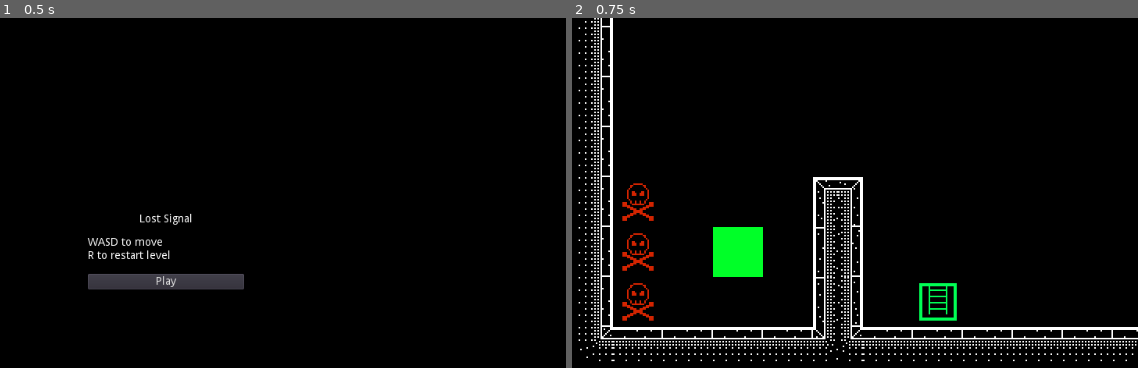
Above: before the commit, frames 1-2 (left to right).
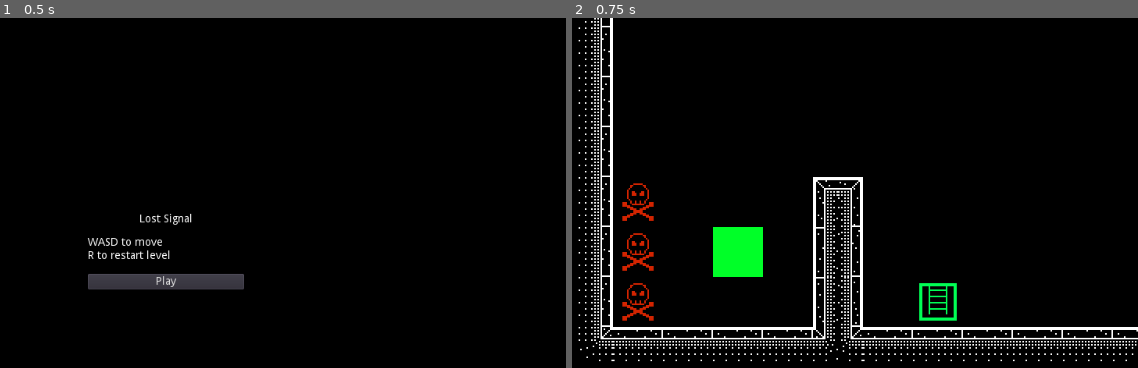
Above: after the commit, the same moments.

Repository: Red-Teapot/LostSignal
Game: Godot game, scene res://Scenes/MainMenu.tscn
Two runs of this game, one before a commit and one after it. Both use one fixed random seed, a clock stepped at 60 frames per second and the inputs below.
Inputs:
- Up to frame 1 (0.5 s): no input
- Up to frame 2 (0.75 s): click "Play" at 0.5 s

Frame 1 is identical in both runs. In frame 2, less than 0.1% of the frame differs, in the area x 5-97%, y 4-91%.

Commit message:
Add conveyor tiles

Diff:
--- a/Scenes/TestLevel.tscn
+++ b/Scenes/TestLevel.tscn
@@ -465,7 +465,7 @@
 1/texture = ExtResource( 1 )
 1/tex_offset = Vector2( 0, 0 )
 1/modulate = Color( 1, 1, 1, 1 )
-1/region = Rect2( 0, 256, 32, 32 )
+1/region = Rect2( 192, 96, 32, 32 )
 1/tile_mode = 0
 1/occluder_offset = Vector2( 0, 0 )
 1/navigation_offset = Vector2( 0, 0 )
@@ -520,6 +520,62 @@
 2/shape_one_way_margin = 0.0
 2/shapes = [  ]
 2/z_index = 0
+3/name = "R conveyor"
+3/texture = ExtResource( 1 )
+3/tex_offset = Vector2( 0, 0 )
+3/modulate = Color( 1, 1, 1, 1 )
+3/region = Rect2( 0, 256, 32, 32 )
+3/tile_mode = 0
+3/occluder_offset = Vector2( 0, 0 )
+3/navigation_offset = Vector2( 0, 0 )
+3/shape_offset = Vector2( 0, 0 )
+3/shape_transform = Transform2D( 1, 0, 0, 1, 0, 0 )
+3/shape_one_way = false
+3/shape_one_way_margin = 0.0
+3/shapes = [  ]
+3/z_index = 0
+4/name = "D conveyor"
+4/texture = ExtResource( 1 )
+4/tex_offset = Vector2( 0, 0 )
+4/modulate = Color( 1, 1, 1, 1 )
+4/region = Rect2( 32, 256, 32, 32 )
+4/tile_mode = 0
+4/occluder_offset = Vector2( 0, 0 )
+4/navigation_offset = Vector2( 0, 0 )
+4/shape_offset = Vector2( 0, 0 )
+4/shape_transform = Transform2D( 1, 0, 0, 1, 0, 0 )
+4/shape_one_way = false
+4/shape_one_way_margin = 0.0
+4/shapes = [  ]
+4/z_index = 0
+5/name = "L conveyor"
+5/texture = ExtResource( 1 )
+5/tex_offset = Vector2( 0, 0 )
+5/modulate = Color( 1, 1, 1, 1 )
+5/region = Rect2( 64, 256, 32, 32 )
+5/tile_mode = 0
+5/occluder_offset = Vector2( 0, 0 )
+5/navigation_offset = Vector2( 0, 0 )
+5/shape_offset = Vector2( 0, 0 )
+5/shape_transform = Transform2D( 1, 0, 0, 1, 0, 0 )
+5/shape_one_way = false
+5/shape_one_way_margin = 0.0
+5/shapes = [  ]
+5/z_index = 0
+6/name = "U conveyor"
+6/texture = ExtResource( 1 )
+6/tex_offset = Vector2( 0, 0 )
+6/modulate = Color( 1, 1, 1, 1 )
+6/region = Rect2( 96, 256, 32, 32 )
+6/tile_mode = 0
+6/occluder_offset = Vector2( 0, 0 )
+6/navigation_offset = Vector2( 0, 0 )
+6/shape_offset = Vector2( 0, 0 )
+6/shape_transform = Transform2D( 1, 0, 0, 1, 0, 0 )
+6/shape_one_way = false
+6/shape_one_way_margin = 0.0
+6/shapes = [  ]
+6/z_index = 0
 
 [sub_resource type="RectangleShape2D" id=52]
 extents = Vector2( 31.5, 31.5 )
Binary file changed: Textures/Tiles.png
Not shown, changed: TextureSrcs/Tiles.xcf
